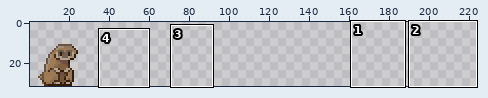
Pixel-art file: Asesprite/Monkey sprites layered.aseprite. Above, an overview of the earlier version with the close-up marked.
Close-up. Old version:
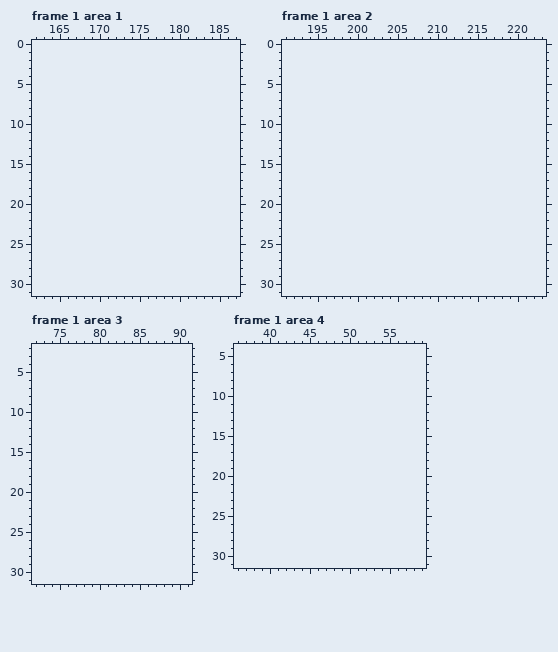
32x32 pixels, 7 frames. Colours within 5 levels of each other are drawn and written as one. Shown: frame 1 area 1: x 162..187, y 0..31; frame 1 area 2: x 191..223, y 0..31; frame 1 area 3: x 72..91, y 2..31; frame 1 area 4: x 36..59, y 4..31. The old version is drawn lined up with the new one, on the new canvas. The wide view leaves out empty margins. The commit also changed other frames or places, which this record leaves out.
After:
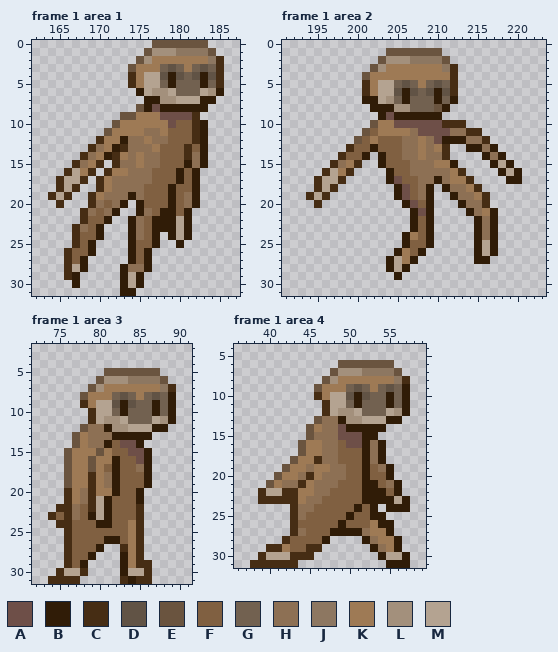
Palette (. is transparent): A #6e4f48  B #301c07  C #462d14  D #615345  E #6a543f  F #806041  G #726150  H #8d7054  J #8d7761  K #9e7a55  L #a3907c  M #b4a391
The edit:
canvas 32x32 -> 224x32
Changed rows in their new state; - is an unchanged pixel.
Frame 1 area 1:
first column x 164:
 0 -------------EEEEEEE--
 1 ------------ELLLJJJJE-
 2 -----------ELKKKKKKKJC
 3 ----------EKKKGDGKGDGC
 4 ----------CKMMDBDGDBDC
 5 ----------CKMMGBGGGBGC
 6 -----------BMLLMGGGMLB
 7 ------------BBLLMMMBB-
 8 -----------EBABBBBBB--
 9 ---------EEKKKAAAAC---
10 --------EKKKKKKAFFCB--
11 -------EKKKKHHKFFFCB--
12 ------CKKBHHKHHFFFCB--
13 -----CHKBCHHHKFFFCFB--
14 ----CHKBCKHKHHFFFCHB--
15 ---CHKC-CHHKHHFFFBHB--
16 --CMKC-CKKHHHFFFBFB---
17 -CMMC-CKHHHHHFFFBFB---
18 -CMC--CKHHHHFFFBFFB---
19 CMC--CKHHHBHFFFBFHB---
20 -C---CHFHB-BFFFBFHB---
21 ----CHFHB--BHFBBFB----
22 ----CFFB--BHFBBBMB----
23 ---CHFB---BHFBBBMB----
24 ---CFFB---BHFB-BMB----
25 ---CFB----BFFB--B-----
26 --CFFB----BFB---------
27 --CFB-----BFB---------
28 --CMB----BHHB---------
29 --CB-----BMB----------
30 ---B-----BMB----------
31 ---------BB-----------
Frame 1 area 2:
first column x 194:
 1 ----------EEEEEEE----------
 2 ---------ELLLJJJJE---------
 3 --------ELKKKKKKKJC--------
 4 -------EKKKKKKKKKKC--------
 5 -------CKMMGDGKGDGC--------
 6 -------CKMMDBDGDBDC--------
 7 -------BBMLGBGGGBGB--------
 8 --------BBBLLGGGEB---------
 9 ---------BABBBBBB----------
10 --------EKKAAAAAACCC-------
11 -------EFKKKKHAAAAHHCC-----
12 ------EFKFFFHHKHABBBHHC----
13 -----CFFBFFFHHKHKC--BBHB---
14 ----CFFB-BFFHHKHHC----BHB--
15 ---CHKC--BFFFHHHKKB----BMB-
16 --CMKC----BFFHHHHHKC----BMB
17 -CMMC-----BAFFHHBHKKC----BB
18 -CMC-------BAFHB-BHHKC-----
19 CMC--------BAFHB--BHHKC----
20 -C----------BAFB---BHHC----
21 -------------BAB----BHKB---
22 -------------BFB-----BHB---
23 -------------BFB-----BHB---
24 ------------BKFB-----BHB---
25 ------------BFFB-----BMB---
26 -----------BKFB------BMB---
27 ----------BMKB-------BB----
28 ----------BMB--------------
29 -----------B---------------
Frame 1 area 3:
first column x 74:
 5 -------EEEEEEE--
 6 ------ELLLJJJJE-
 7 -----ELKKKKKKKJC
 8 ----EKKKGDGKGDGB
 9 ----CKMMDBDGGBGB
10 -----CMMGBGGGBGB
11 -----CMLLMGGGMLB
12 ----EHHBLLMMMBB-
13 ---EKHHHBBBBB---
14 ---EKHHBFAAB----
15 --EKKKEKFFAAB---
16 --EKKEKKBFFAB---
17 --EKKEKFBFFHB---
18 --EKKCKHBFFFB---
19 --EKKCKHBFFFB---
20 --CKHCKKBFFB----
21 --CKHCMBFFFB----
22 -CCHFCMBFFFC----
23 CFCHFBMBFFFC----
24 -CCFFFBBFFKC----
25 --CFFFFFFFKC----
26 --CFFFFBBFKC----
27 --CFFFB--CKC----
28 --CFFB---BKC----
29 --CFB----BKCC---
30 -CMMC----BMMC---
31 CCCC-----CBCC---
Frame 1 area 4:
first column x 38:
 6 -----------EEEEEEE--
 7 ----------ELLLJJJJE-
 8 ---------ELKKKKKKKJC
 9 --------EKKKGDGKGDGB
10 --------CKMMDBDGGBGB
11 ---------CMMGBGGGBGB
12 ---------CMLLMGGGMLB
13 --------EHHBLLMMMBB-
14 -------EKHHABBBBB---
15 -------EHHHAAABB----
16 ------EKKHHFAABHB---
17 ------EKKHHFFFBHB---
18 -----EKKCHHFFFBHB---
19 ----EKKHKKHHFFBFHB--
20 ---EKKHCKHHHFFBFFB--
21 --EKHHCKHHHFFFBBFHB-
22 -CMMCCKKHHFFFFBBBFB-
23 -CCCCCKHHFFFFFBBBBMB
24 -----CHHFFFFFBFB-BBB
25 -----CHFFFFFBFFBB---
26 -----CFFFFFBFFFKBB--
27 -----CHFFFBBBBHKKB--
28 ----CFFFFB----BHKKB-
29 --CCKFFCC------BHKB-
30 -CMMMCCC--------BMMB
31 CCCCCC-----------BBB
